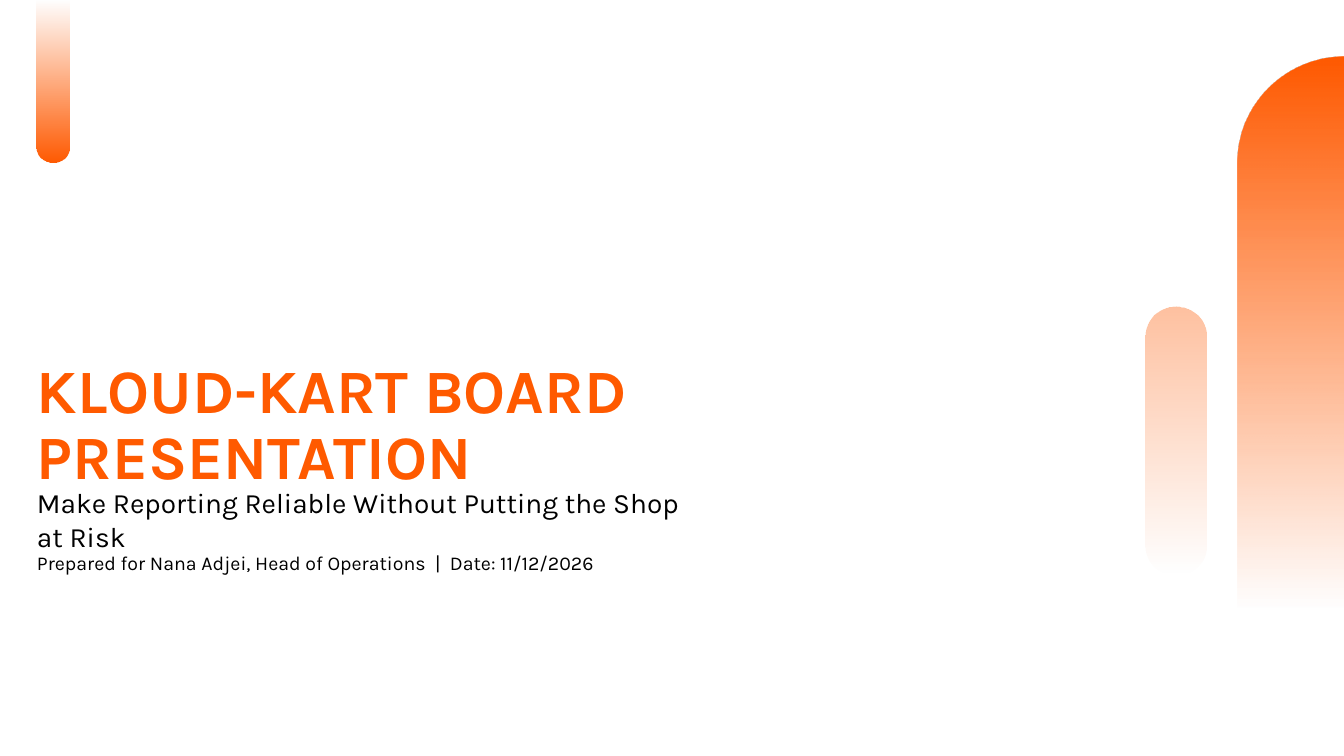
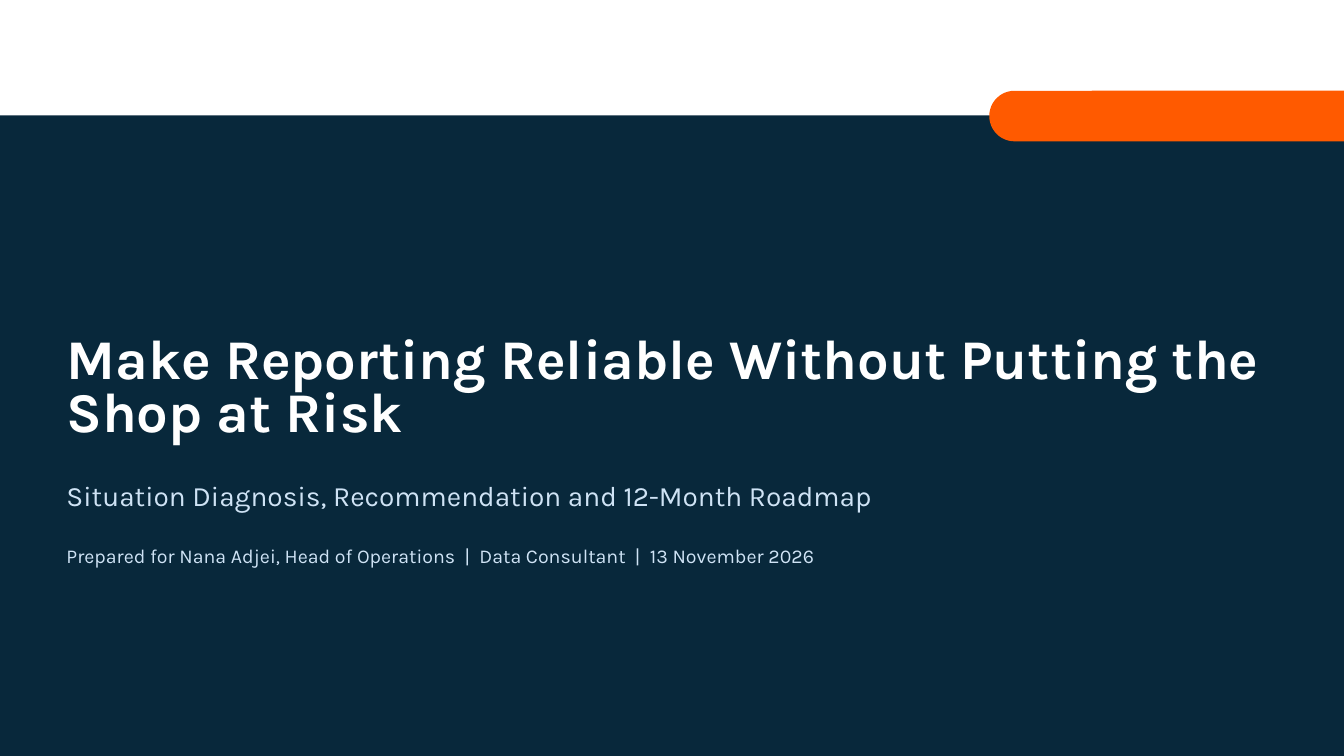
Before and after one commit to 3nochy/kloud-kart-data-engineering-strategy, a slide deck: slide 1 of Kloud-Kart-Board-Presentation.pptx. Drawn at 1344x756 pixels with LibreOffice and Linux fonts; fonts in the diff are those of the drawing; background and template pictures are left out. Boxes give left, top, right and bottom in pixels: in the first picture for what was removed or moved away, otherwise in the second. Text is boxed around its words. In the diff, an @@ line names an element or a change of style, - is before the commit and + after.

Commit message:
Update board presentation

```diff
--- a/Kloud-Kart-Board-Presentation.pptx
+++ b/Kloud-Kart-Board-Presentation.pptx
@@ background #FFFFFF to #08283B @@
@@ rectangle added at (0,0,1344,116), fill #FFFFFF @@
@@ freeform shape removed at (37,0,70,163) @@
@@ rounded rectangle removed at (95,16,127,228) @@
@@ freeform shape removed at (1238,56,1344,714) @@
@@ round same rect added at (989,91,1344,141), fill #FF5A00 @@
@@ title "Make Reporting Reliable Without Putting ...": place and size @@
-title "Make Reporting Reliable Without Putting ..." at (37,493,679,548)
+title "Make Reporting Reliable Without Putting ..." at (67,339,1259,446)
@@ title "Make Reporting Reliable Without Putting ..." at (67,339,1259,446): size 20 to 40 pt, text colour #000000 to #FFFFFF, bold on; line spacing 1 to 0.8; less space between paragraphs; vertical alignment middle to bottom @@
@@ rounded rectangle removed at (1146,307,1207,575) @@
@@ title removed at (37,372,626,494) @@
-KLOUD-KART BOARD PRESENTATION
@@ text added at (66,486,872,513), 20 pt, text #CFE3F5 @@
+Situation Diagnosis, Recommendation and 12-Month Roadmap
@@ text removed at (37,555,593,575) @@
-Prepared for Nana Adjei, Head of Operations | Date: 11/12/2026
@@ text added at (66,549,814,568), 14 pt, text #CFE3F5 @@
+Prepared for Nana Adjei, Head of Operations | Data Consultant | 13 November 2026
```
Also in this commit, not shown: 7 other slides changed, 4 slides added, 1 slide removed.
